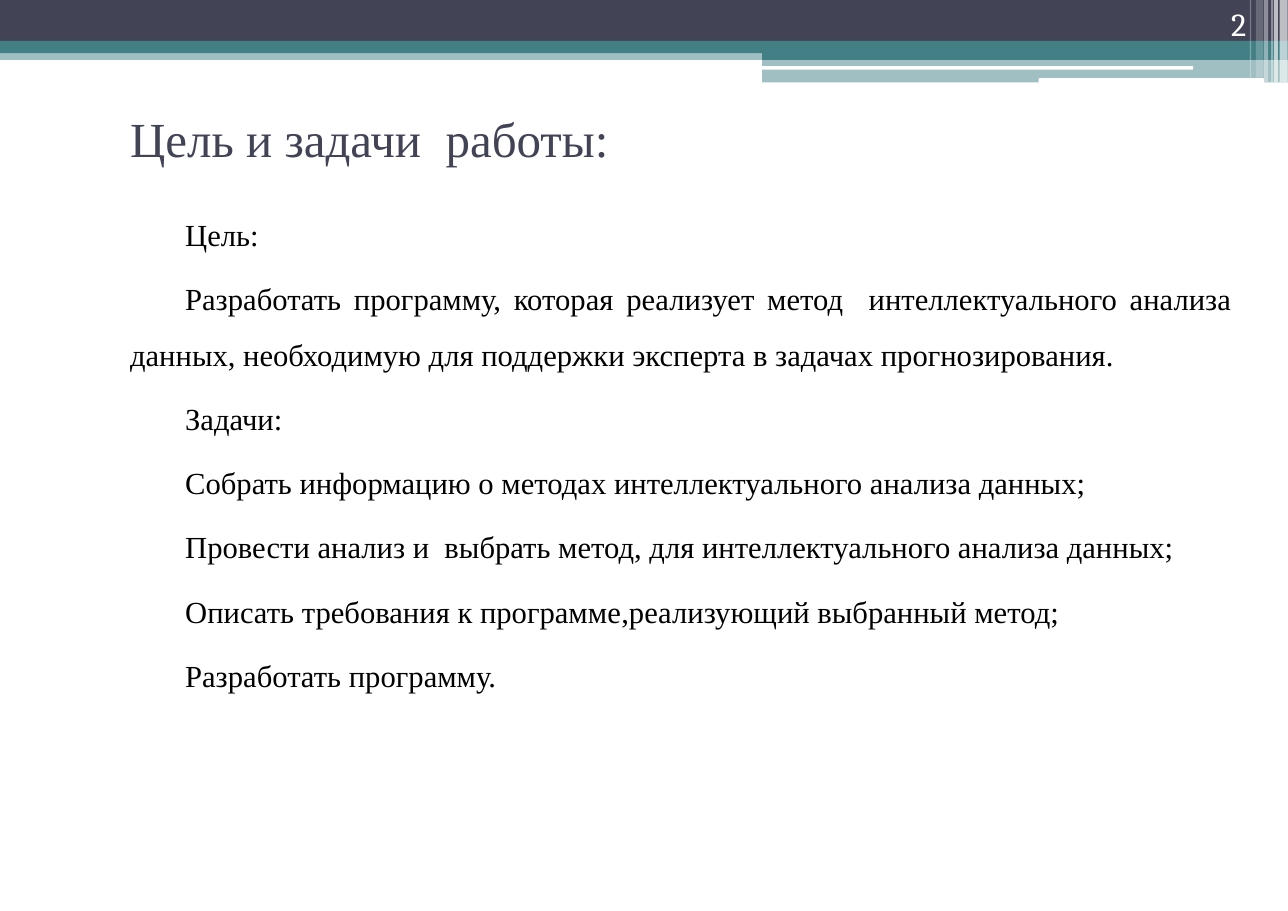
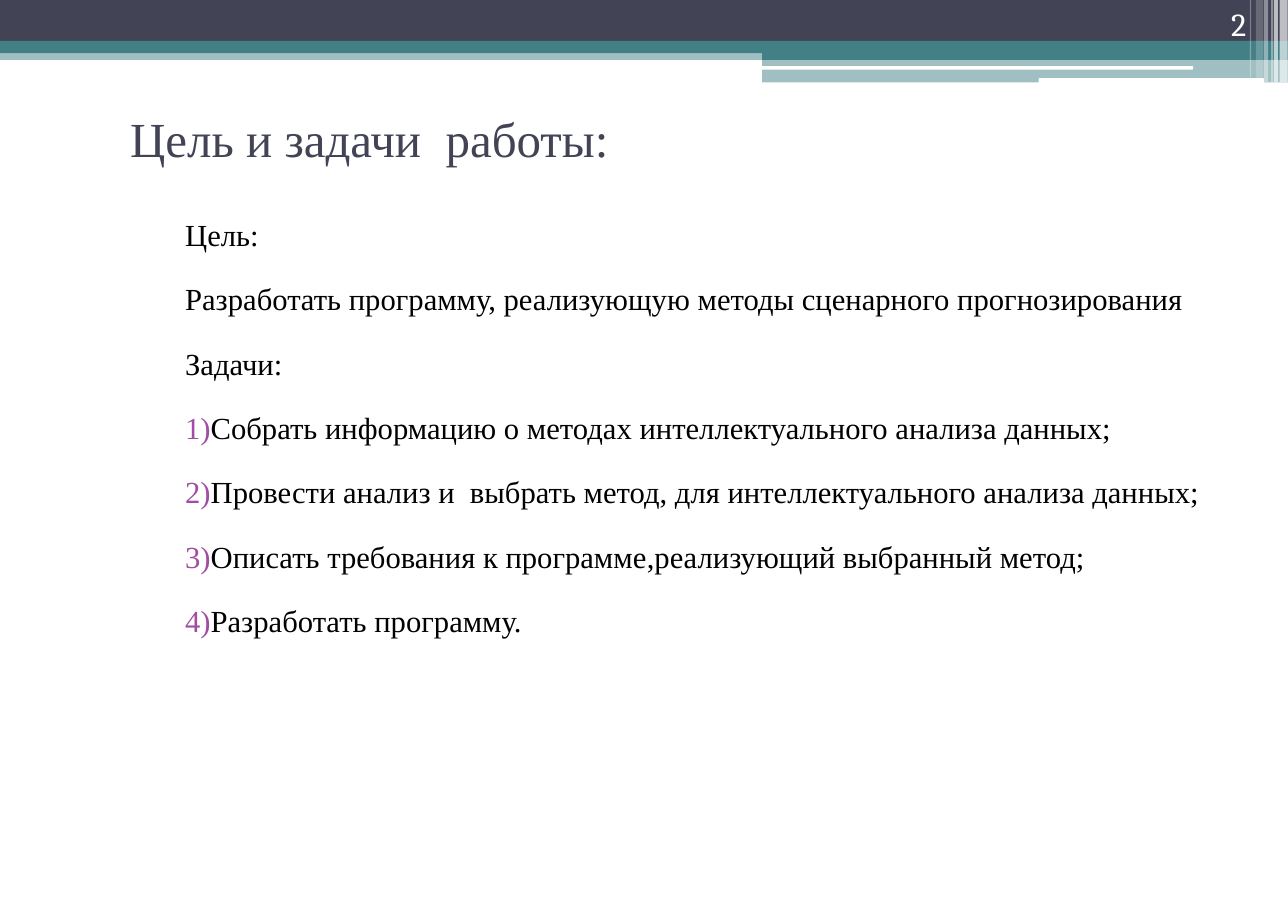
Before and after one commit to geper/DOC_decision_trees, a slide deck: slide 2 of Prezent.pptx. Drawn at 1288x911 pixels with LibreOffice and Linux fonts; fonts in the diff are those of the drawing. Boxes give left, top, right and bottom in pixels: in the first picture for what was removed or moved away, otherwise in the second. Text is boxed around its words. In the diff, an @@ line names an element or a change of style, - is before the commit and + after.

```diff
--- a/Prezent.pptx
+++ b/Prezent.pptx
@@ text at [185, 288, 1182, 317]: text changed @@
-Разработать программу, которая реализует метод интеллектуального анализа данных, необходимую для поддержки эксперта в задачах прогнозирования.
+Разработать программу, реализующую методы сценарного прогнозирования
@@ text at [185, 417, 1198, 638]: bullet none to 1) @@
```
Also in this commit, not shown: 4 other slides changed.
